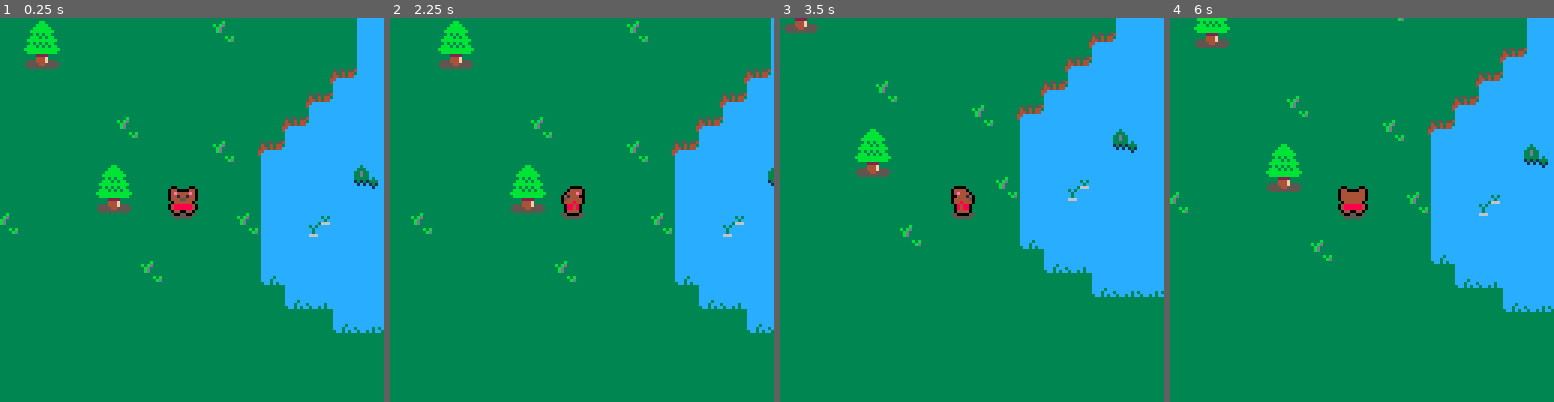
Above: before the commit, frames 1-4 (left to right).
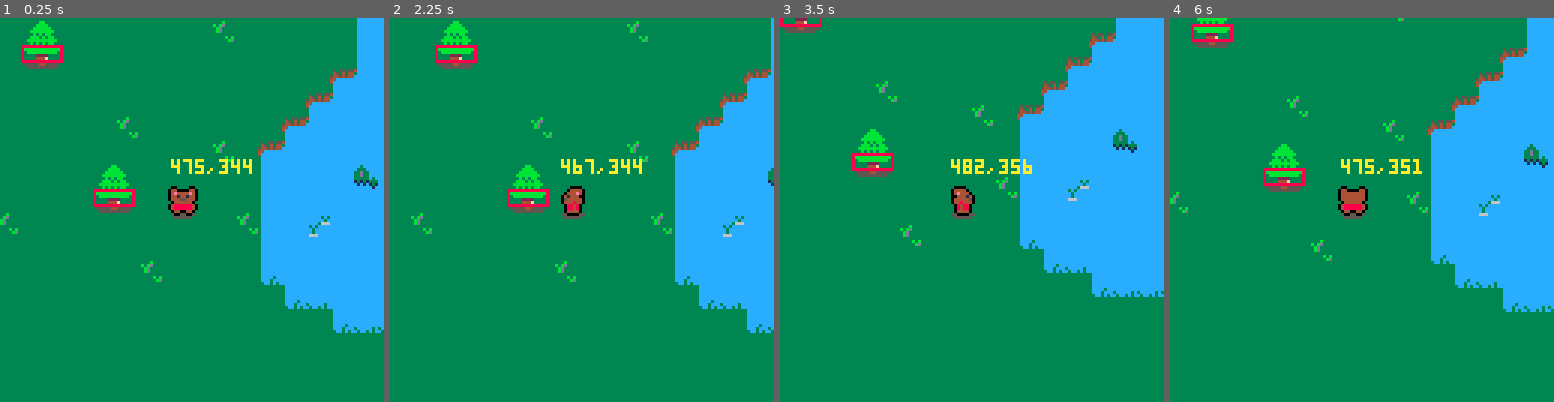
Above: after the commit, the same moments.

Repository: LuosRestil/pico8
Game: PICO-8 cartridge connections.p8
The game is run twice, just before and just after one commit, with the same random seed, the same clock (stepped at 60 frames per second) and the same inputs.
Inputs:
- Up to frame 1 (0.25 s): no input
- Up to frame 2 (2.25 s): tap O (Z key) at 0.33, 0.7, 1.43, 2.22 s; hold Left from 1.97 s (still down)
- Up to frame 3 (3.5 s): release Left at 2.37 s; hold Down 2.42-2.82 s; hold Right from 2.87 s (still down); tap O (Z key) at 3.1 s
- Up to frame 4 (6 s): release Right at 3.53 s; hold Up 3.58-4.08 s; tap O (Z key) at 3.98, 4.87, 5.75 s; hold Right 4.13-4.53 s; hold Down 4.58-5.08 s; hold Left 5.13-5.8 s; hold Up from 5.85 s (still down)

The runs differ from the first frame. In frame 1, 0.8% of the frame differs, in the area x 5-66%, y 7-50%; in frame 2, 0.8%; in frame 3, 0.7%; in frame 4, 0.8%, in the area x 5-66%, y 1-44%.

Commit message:
basic interactions

Diff:
--- a/connections.p8
+++ b/connections.p8
@@ -3,13 +3,14 @@
 __lua__
 --using maps
 --by luos restil
-frm=0
 local cam={x=0,y=0}
 trees={}
 treeph=114
 treesp={x=32,y=32,w=16,h=16}
 grass=112
 blockgrass=116
+msg=nil
+interactables={}
 
 function _init()
 	init_plr()
@@ -21,6 +22,14 @@
 					col=col,row=row,
 					y=(row+1)*8+7
 				})
+				add(interactables,{
+					x=col*8+1,
+					y=(row+1)*8,
+					w=13,h=5,
+					interact=function(self)
+						msg="i'M JUST A TREE,\nBUT THANKS FOR\nNOTICING!"
+					end
+				})
 				mset(col,row,grass)
 				mset(col,row+1,blockgrass)
 				mset(col+1,row+1,blockgrass)
@@ -30,12 +39,10 @@
 end
 
 function _update()
-	frm+=1
-
 	plr:update()
 
-	cam.x=mid(plr.x+7-64,0,1016-64)
-	cam.y=mid(plr.y+7-64,0,504-64)
+	cam.x=mid(plr.x+7-64,64,1016-64)
+	cam.y=mid(plr.y+7-64,64,504-64)
 end
 
 function _draw()
@@ -61,6 +68,12 @@
 	for i=tree_idx,#trees do
 		draw_tree(trees[i])
 	end
+
+	draw_msg()
+
+	for i in all(interactables) do
+		rect(i.x,i.y,i.x+i.w,i.y+i.h,8)
+	end
 end
 
 function draw_tree(tree)
@@ -68,6 +81,37 @@
 	sspr(treesp.x,treesp.y,
 		treesp.w,treesp.h,
 		tree.col*8,tree.row*8)
+end
+
+function draw_msg()
+	if msg==nil then return end
+	local lines=split(msg,"\n")
+	local longest=0
+	for l in all(lines) do
+		if #l>longest then
+			longest=#l
+		end
+	end
+
+	local w=(longest)*4
+	local h=#lines*6
+	local padx=(128-w)/2
+	local pady=(128-h)/2
+	--background
+	rrectfill(
+		cam.x+padx-2,cam.y+pady-2,
+		w+5,h+5,
+		1,13)
+	--border
+	rrect(
+		cam.x+padx-2,cam.y+pady-2,
+		w+5,h+5,
+		1,7)
+	--text
+	print(
+		msg,
+		cam.x+padx+1,cam.y+pady+1,
+		7)
 end
 -->8
 --plr
@@ -113,6 +157,12 @@
 			palt(0,false)
 			spr(abs(self.sp),pos.x,pos.y,1,1,self.sp<0)
 			palt()
+
+			print(
+				self.x..","..self.y,
+				self.x,self.y-10,
+				10
+			)
 		end,
 
 		update=function(self)
@@ -123,14 +173,22 @@
 			if(btn(⬆️))dir.y-=spd
 			if(btn(⬇️))dir.y+=spd
 
+			if dir.x~=0 or dir.y ~= 0 then
+				msg=nil
+			end
+
 			if dir.y>0 then
 				self:set_anim("down")
+				self.heading="down"
 			elseif dir.y<0 then
 				self:set_anim("up")
+				self.heading="up"
 			elseif dir.x<0 then
 				self:set_anim("left")
+				self.heading="left"
 			elseif dir.x>0 then
 				self:set_anim("right")
+				self.heading="right"
 			else
 				local ds={"left","right","up","down"}
 				local was_moving=false
@@ -175,6 +233,48 @@
 			self.y+=movey and dir.y or 0
 
 			self:animate()
+
+			if btnp(🅾️) then
+				local i=self:get_interact()
+				if i~=nil then
+					i:interact()
+				end
+			end
+		end,
+
+		get_interact=function(self)
+			if self.heading==nil then return end
+
+			for i in all(interactables) do
+				local rec=nil
+				if self.heading=="down" then
+					rec={
+						x=self.x,w=7,
+						y=self.y+9,h=1
+					}
+				elseif self.heading=="up" then
+					rec={
+						x=self.x,w=7,
+						y=self.y-1,h=1
+					}
+				elseif self.heading=="left" then
+					rec={
+						x=self.x-1,w=1,
+						y=self.y,h=7
+					}
+				elseif self.heading=="right" then
+					rec={
+						x=self.x+9,w=1,
+						y=self.y,h=7
+					}
+				end
+
+				if colliding(rec,i) then
+					return i
+				end
+			end
+
+			return nil
 		end,
 
 		animate=function(self)
@@ -217,6 +317,23 @@
 function add_pts(a,b)
 	return {a[1]+b[1],a[2]+b[2]}
 end
+
+function colliding(a,b)
+	return (
+		a.x<b.x+b.w and
+		b.x<a.x+a.w and
+		a.y<b.y+b.h and
+		b.y<a.y+a.h
+	)
+end
+-->8
+--notes
+
+--[[
+
+* fix interaction hitboxes
+
+]]
 __gfx__
 0000000044bbbb44bbbbbbbb44bbbb44bbbbbbbbbbb4444bbbbbbbbb000000000000000000000000000000000000000000000000000000000000000000000000
 000000004e4444e444bbbb444444444444bbbb44bb444e4bbbb4444b000000000000000000000000000000000000000000000000000000000000000000000000
